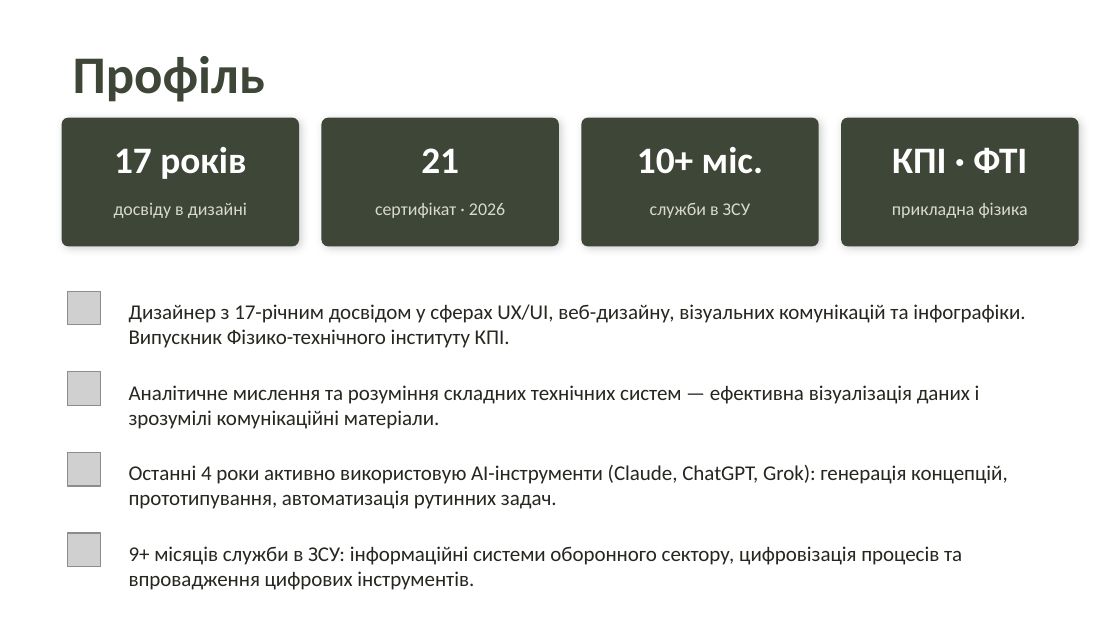
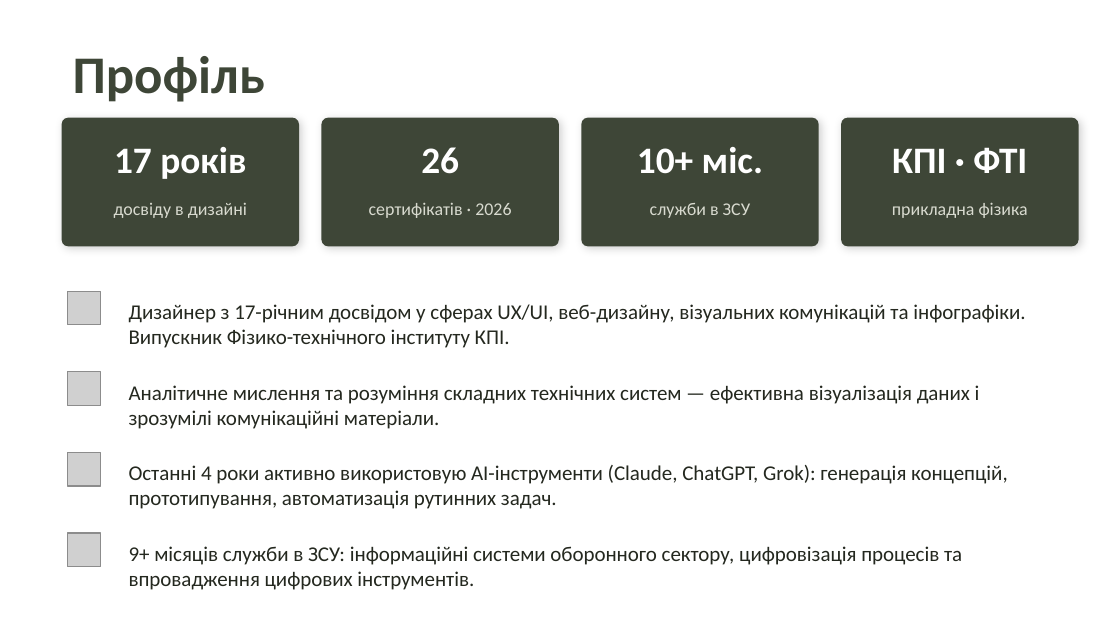
Before and after one commit to RomanKolomiets/cv, a slide deck: slide 2 of Коломієць_Резюме_Презентація.pptx. Drawn at 1120x630 pixels with LibreOffice and Linux fonts; fonts in the diff are those of the drawing; grey boxes stand for pictures. Boxes give left, top, right and bottom in pixels: in the first picture for what was removed or moved away, otherwise in the second. Text is boxed around its words. In the diff, an @@ line names an element or a change of style, - is before the commit and + after.

```diff
--- a/Коломієць_Резюме_Презентація.pptx
+++ b/Коломієць_Резюме_Презентація.pptx
@@ text at (421,147,459,174): text changed @@
-21
+26
@@ text at (369,203,511,218): text changed @@
-сертифікат · 2026
+сертифікатів · 2026
```
Also in this commit, not shown: 5 other slides changed, 2 slides added.
